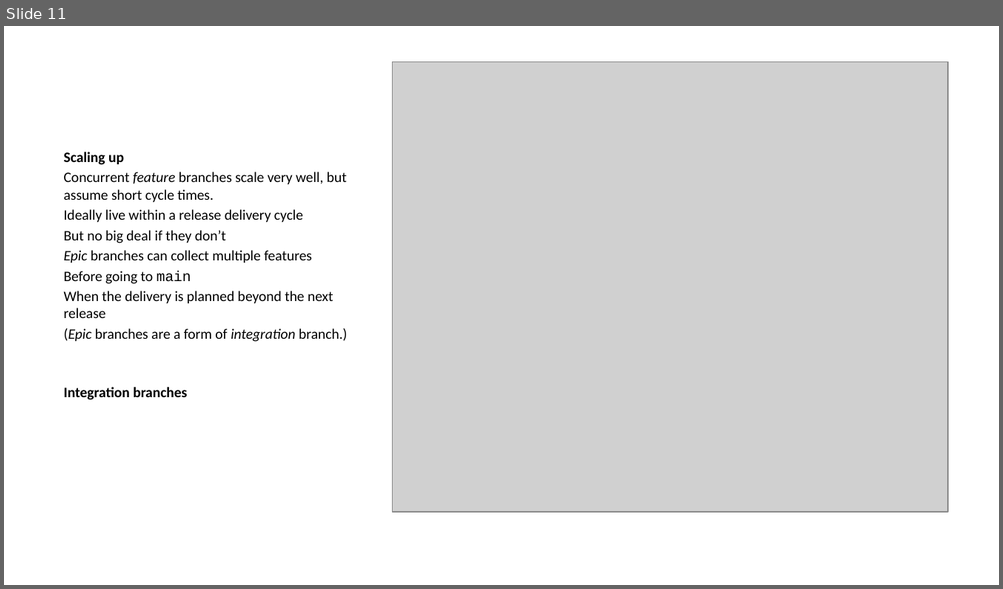
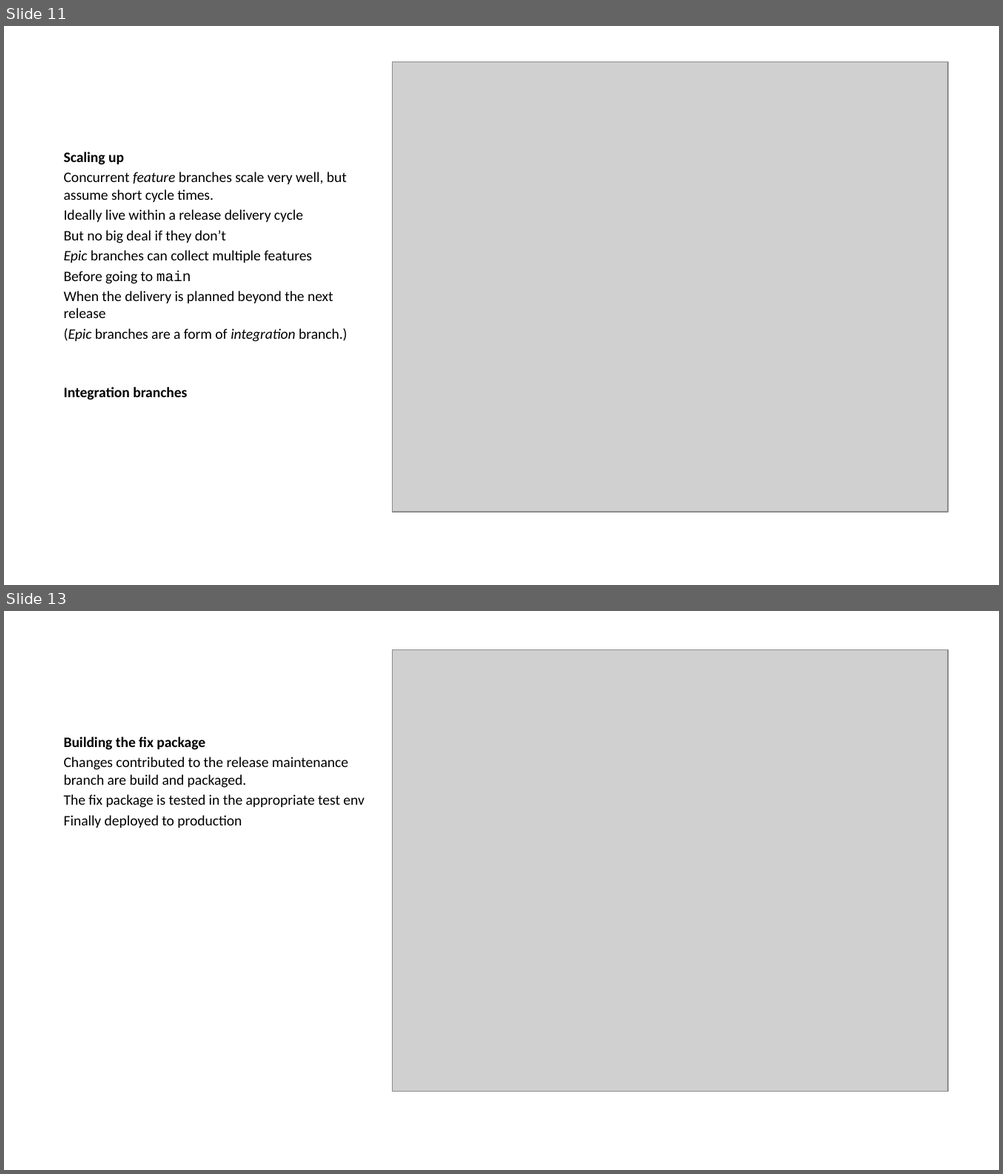
Before and after one commit to ijmitch/ukgse-2024-devops-git, a slide deck: docs/p1.pptx. Shown one above the other, each under a label of ours: slide 11 before the commit, slides 11 and 13 after it; the slides between them are not shown. The pictures are 1003x589 and 1003x1174 pixels, drawn with LibreOffice and Linux fonts; fonts in the diff are those of the drawing; grey boxes stand for pictures. Boxes give left, top, right and bottom in pixels: in the first picture for what was removed or moved away, otherwise in the second. Text is boxed around its words. In the diff, an @@ line names an element or a change of style, - is before the commit and + after.

```diff
--- a/docs/p1.pptx
+++ b/docs/p1.pptx
@@ slide 13 added at (4, 611, 999, 1170), background #FFFFFF @@
@@ picture added at (392, 649, 947, 1091) @@
@@ text added at (64, 737, 364, 828), 10.5 pt, text #000000 @@
+Building the fix package
+Changes contributed to the release maintenance branch are build and packaged.
+The fix package is tested in the appropriate test env
+Finally deployed to production
```
Also in this commit, not shown: 4 slides changed, 7 other slides added, 2 slides removed, 3 other files.
